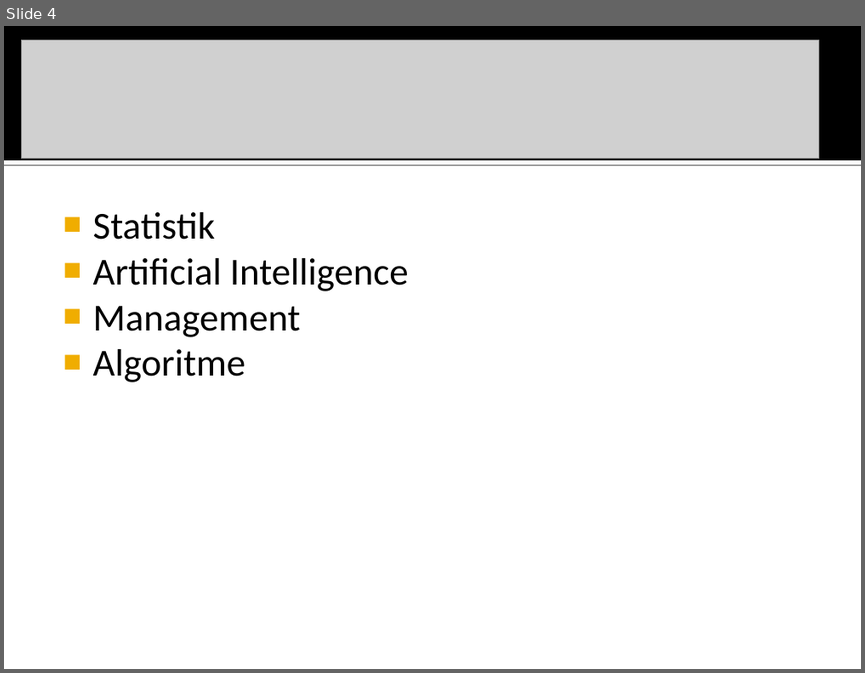
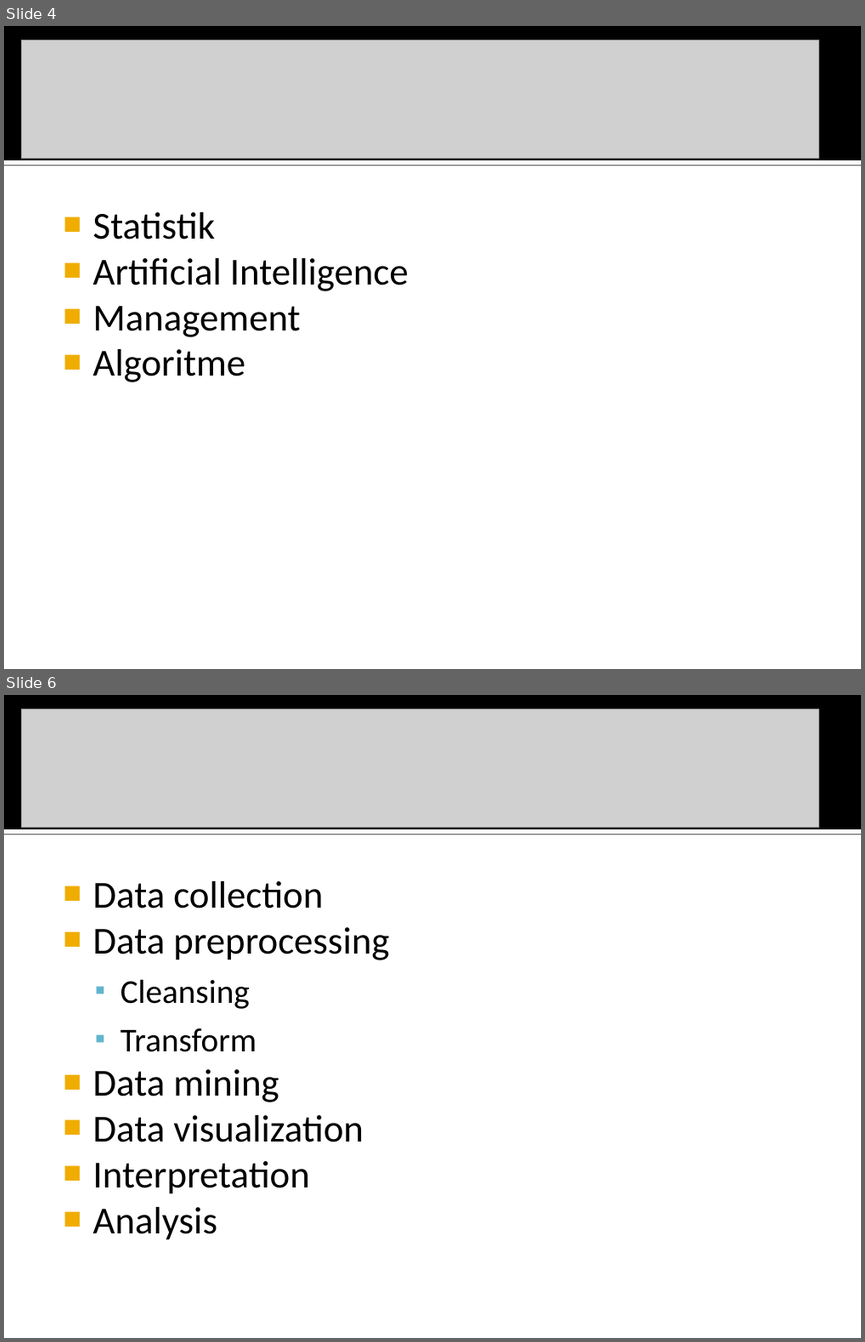
Before and after one commit to barliant/ikd415, a slide deck: Slides/Intelijen Data IKD415.ppt. Shown one above the other, each under a label of ours: slide 4 before the commit, slides 4 and 6 after it; the slides between them are not shown. The pictures are 865x673 and 865x1342 pixels, drawn with LibreOffice and Linux fonts; fonts in the diff are those of the drawing; grey boxes stand for pictures. Boxes give left, top, right and bottom in pixels: in the first picture for what was removed or moved away, otherwise in the second. Text is boxed around its words. In the diff, an @@ line names an element or a change of style, - is before the commit and + after.

Commit message:
Data peserta kuliah.

```diff
--- a/Slides/Intelijen Data IKD415.ppt
+++ b/Slides/Intelijen Data IKD415.ppt
@@ slide 6 added at (4, 695, 861, 1338), background #FFFFFF; not listed: 2 template elements that a slide beside it also shows @@
@@ picture added at (22, 709, 819, 828) @@
@@ text added at (93, 881, 389, 1240), 32 pt, text #000000 @@
+■ Data collection
+■ Data preprocessing
+  ▪ Cleansing
+  ▪ Transform
+■ Data mining
+■ Data visualization
+■ Interpretation
+■ Analysis
```
Also in this commit, not shown: 3 other slides added, 3 other files.
